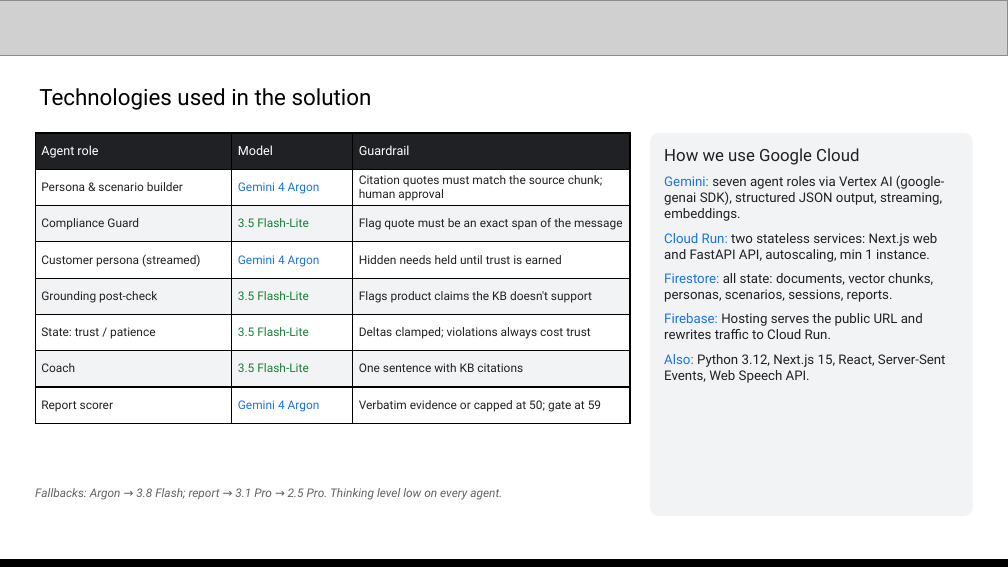
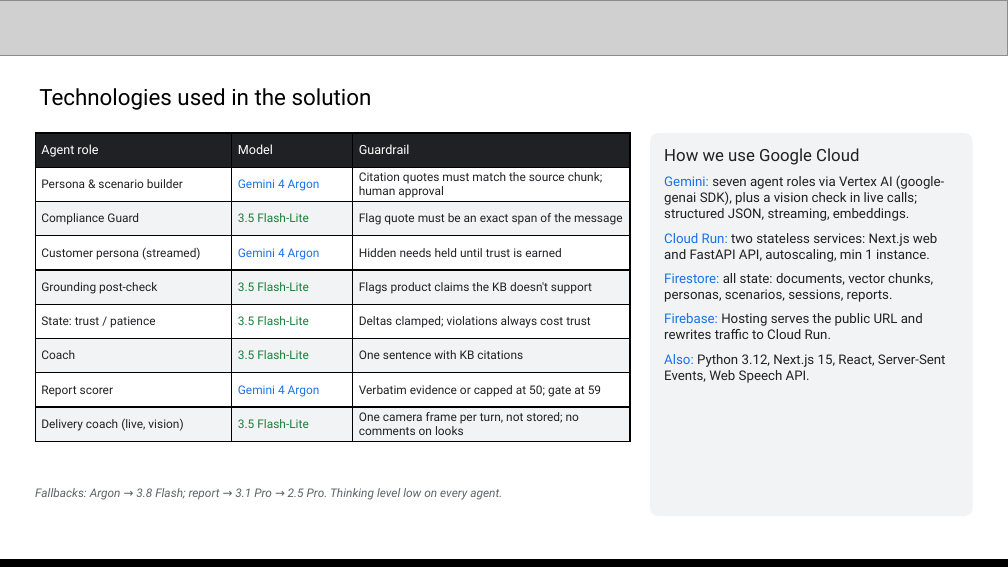
Before and after one commit to jease0502/SkillCoach-AIBC, a slide deck: slide 8 of media/SkillCoach_Submission.pptx. Drawn at 1008x567 pixels with LibreOffice and Linux fonts; fonts in the diff are those of the drawing; grey boxes stand for pictures. Boxes give left, top, right and bottom in pixels: in the first picture for what was removed or moved away, otherwise in the second. Text is boxed around its words. In the diff, an @@ line names an element or a change of style, - is before the commit and + after.

```diff
--- a/media/SkillCoach_Submission.pptx
+++ b/media/SkillCoach_Submission.pptx
@@ table at bbox=[35, 133, 630, 442] @@
+row 9: Delivery coach (live, vision) | 3.5 Flash-Lite | One camera frame per turn, not stored; no comments on looks
@@ text at bbox=[664, 175, 944, 221]: text changed @@
-Gemini: seven agent roles via Vertex AI (google-genai SDK), structured JSON output, streaming, embeddings.
+Gemini: seven agent roles via Vertex AI (google-genai SDK), plus a vision check in live calls; structured JSON, streaming, embeddings.
```
Also in this commit, not shown: 2 other slides changed, 19 other files.
